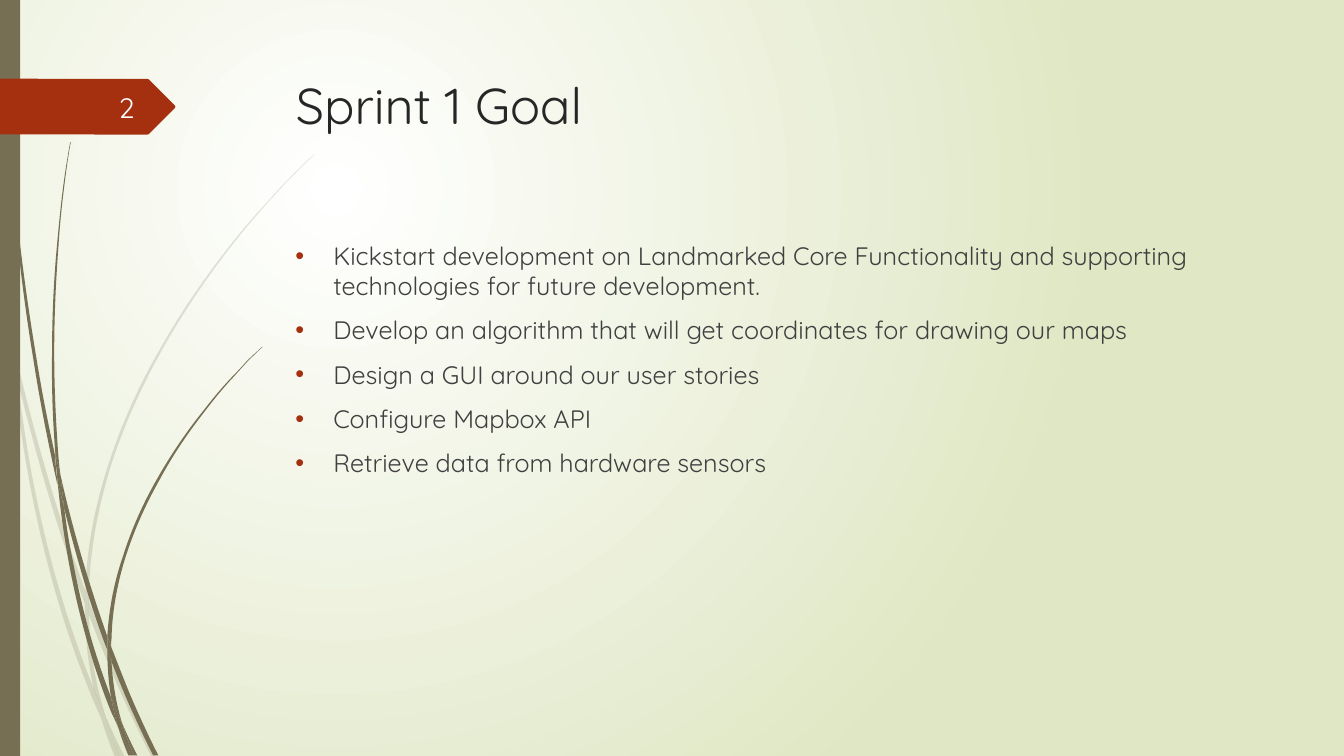
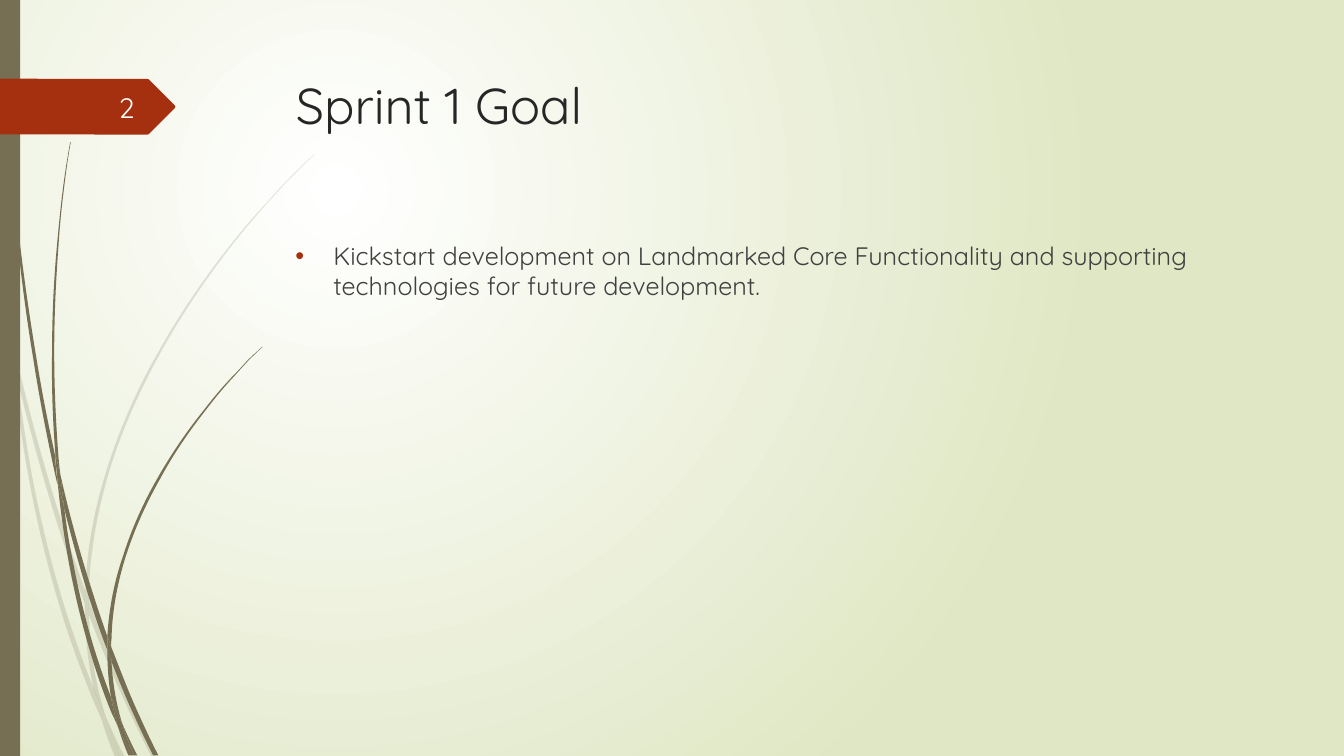
Before and after one commit to junmin-yee/Landmarked, a slide deck: slide 2 of Presentations/Sprint01 ReviewMeeting.pptx. Drawn at 1344x756 pixels with LibreOffice and Linux fonts; fonts in the diff are those of the drawing. Boxes give left, top, right and bottom in pixels: in the first picture for what was removed or moved away, otherwise in the second. Text is boxed around its words. In the diff, an @@ line names an element or a change of style, - is before the commit and + after.

Commit message:
Rolled back Sprint01 Review Presentation

```diff
--- a/Presentations/Sprint01 ReviewMeeting.pptx
+++ b/Presentations/Sprint01 ReviewMeeting.pptx
@@ text at [333, 320, 1127, 473]: paragraphs removed @@
-• Develop an algorithm that will get coordinates for drawing our maps
-• Design a GUI around our user stories
-• Configure Mapbox API
-• Retrieve data from hardware sensors
```
Also in this commit, not shown: 6 slides added, 3 slides removed.
